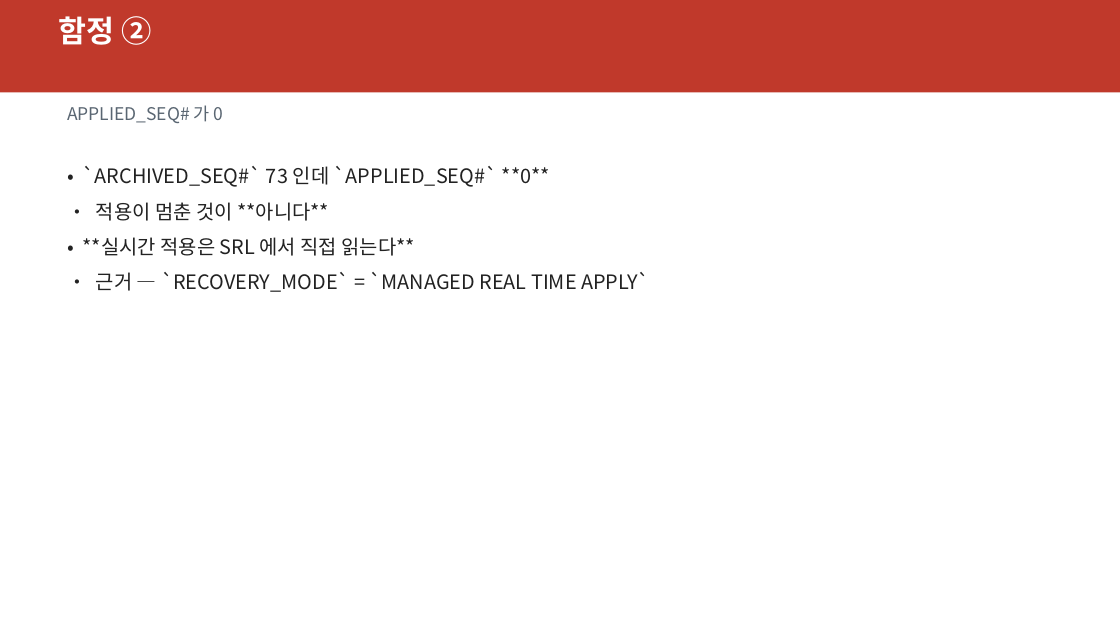
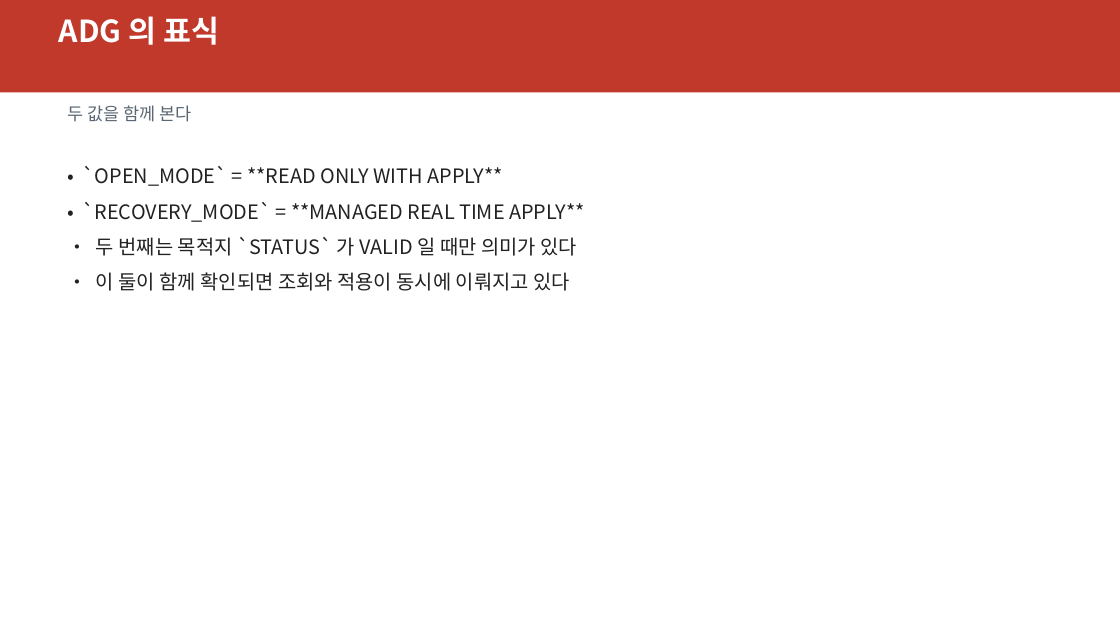
Before and after one commit to elpisk/OracleManual, a slide deck: slide 5 of ADG/15장/15장_V뷰기반모니터링과문제해결.pptx (slide 19 before the commit). Drawn at 1120x630 pixels with LibreOffice and Linux fonts; fonts in the diff are those of the drawing. Boxes give left, top, right and bottom in pixels: in the first picture for what was removed or moved away, otherwise in the second. Text is boxed around its words. In the diff, an @@ line names an element or a change of style, - is before the commit and + after.

```diff
--- a/ADG/15장/15장_V뷰기반모니터링과문제해결.pptx
+++ b/ADG/15장/15장_V뷰기반모니터링과문제해결.pptx
@@ text at [59, 16, 219, 45]: text changed @@
-함정 ②
+ADG 의 표식
@@ text at [67, 105, 191, 122]: text changed @@
-APPLIED_SEQ# 가 0
+두 값을 함께 본다
@@ text at [83, 166, 584, 291]: text changed @@
-• `ARCHIVED_SEQ#` 73 인데 `APPLIED_SEQ#` **0**
-• 적용이 멈춘 것이 **아니다**
-• **실시간 적용은 SRL 에서 직접 읽는다**
-• 근거 — `RECOVERY_MODE` = `MANAGED REAL TIME APPLY`
+• `OPEN_MODE` = **READ ONLY WITH APPLY**
+• `RECOVERY_MODE` = **MANAGED REAL TIME APPLY**
+• 두 번째는 목적지 `STATUS` 가 VALID 일 때만 의미가 있다
+• 이 둘이 함께 확인되면 조회와 적용이 동시에 이뤄지고 있다
```
Also in this commit, not shown: 11 other slides changed, 26 slides added, 32 slides removed, 12 other files.
